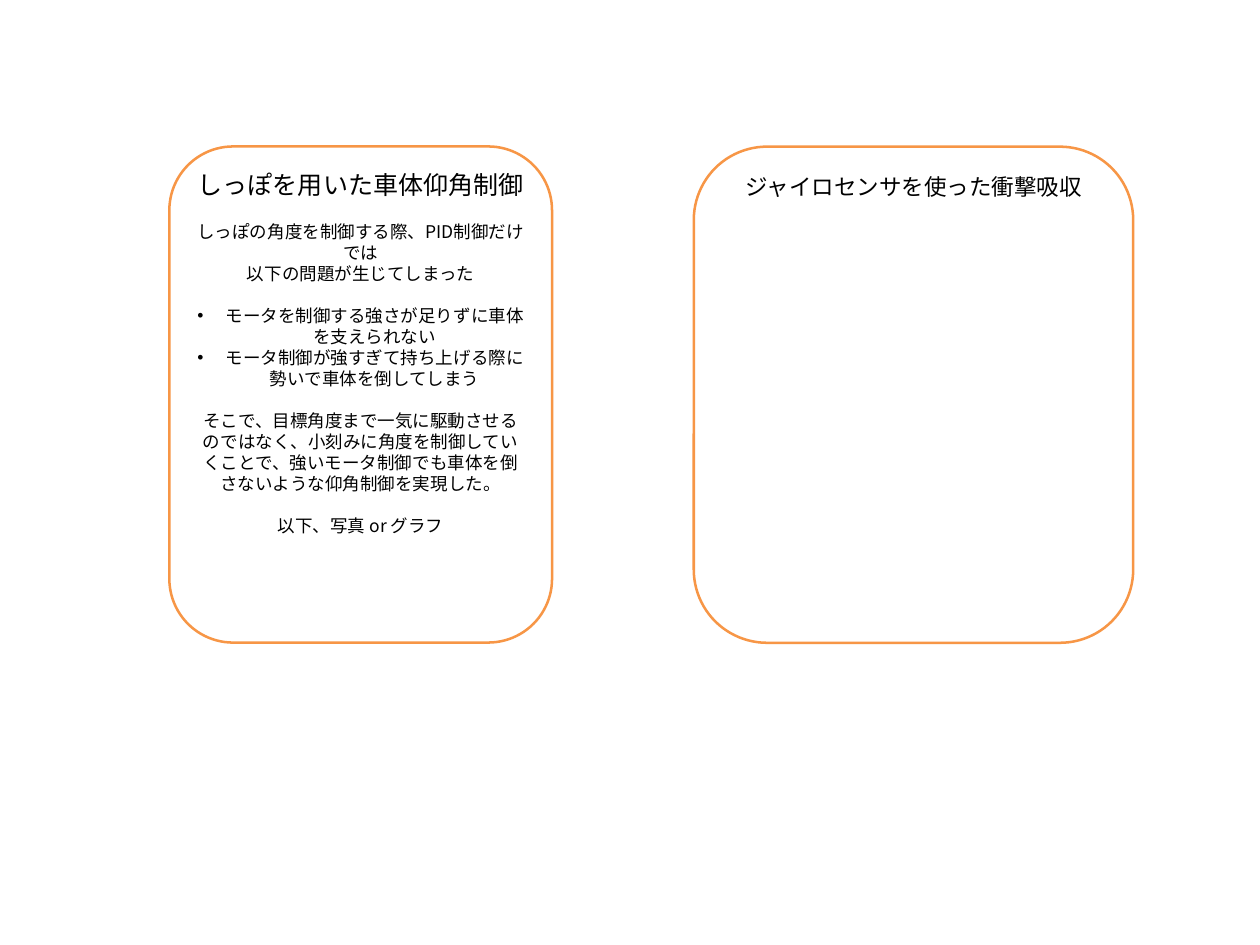
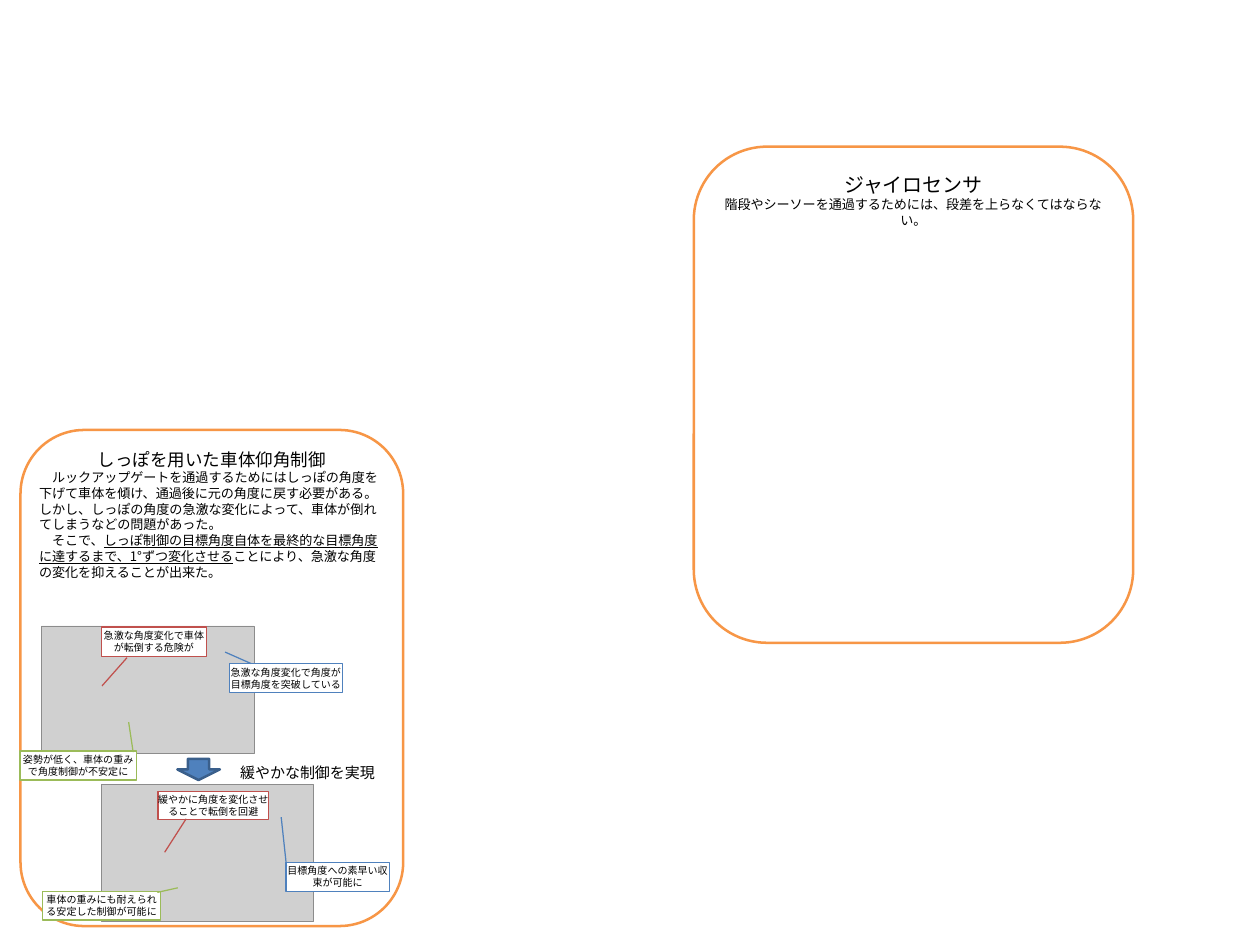
Before and after one commit to class-snct-rikitakelab/e-konbu2012, a slide deck: slide 2 of models/N_MURA.pptx. Drawn at 1260x945 pixels with LibreOffice and Linux fonts; fonts in the diff are those of the drawing; grey boxes stand for pictures. Boxes give left, top, right and bottom in pixels: in the first picture for what was removed or moved away, otherwise in the second. Text is boxed around its words. In the diff, an @@ line names an element or a change of style, - is before the commit and + after.

```diff
--- a/models/N_MURA.pptx
+++ b/models/N_MURA.pptx
@@ text in rounded rectangle at bbox=[725, 176, 1102, 226]: text changed; size 18 to 10.5 pt @@
-ジャイロセンサを使った衝撃吸収
+ジャイロセンサ
+階段やシーソーを通過するためには、段差を上らなくてはならない。
@@ rounded rectangle "しっぽを用いた車体仰角制御": place and size @@
-rounded rectangle "しっぽを用いた車体仰角制御" at bbox=[169, 147, 552, 643]
+rounded rectangle "しっぽを用いた車体仰角制御" at bbox=[21, 430, 403, 926]
@@ text in rounded rectangle at bbox=[39, 471, 378, 578]: text changed; size 14 to 10.5 pt @@
-しっぽの角度を制御する際、PID制御だけでは
-以下の問題が生じてしまった
-• モータを制御する強さが足りずに車体を支えられない
-• モータ制御が強すぎて持ち上げる際に勢いで車体を倒してしまう
-そこで、目標角度まで一気に駆動させるのではなく、小刻みに角度を制御していくことで、強いモータ制御でも車体を倒さないような仰角制御を実現した。
-以下、写真 or グラフ
+ルックアップゲートを通過するためにはしっぽの角度を下げて車体を傾け、通過後に元の角度に戻す必要がある。しかし、しっぽの角度の急激な変化によって、車体が倒れてしまうなどの問題があった。
+そこで、しっぽ制御の目標角度自体を最終的な目標角度に達するまで、1°ずつ変化させることにより、急激な角度の変化を抑えることが出来た。
@@ text in rounded rectangle at bbox=[98, 451, 326, 468]: size 20 to 14 pt in "しっぽを用いた車体仰角制御" @@
@@ picture added at bbox=[41, 626, 254, 754] @@
@@ border callout added at bbox=[102, 627, 206, 657], fill #FFFFFF, outline #C0504D 1 pt, 8 pt, text #000000 @@
+急激な角度変化で車体が転倒する危険が
@@ border callout added at bbox=[229, 664, 343, 692], fill #FFFFFF, outline #4F81BD 1 pt, 8 pt, text #000000 @@
+急激な角度変化で角度が目標角度を突破している
@@ border callout added at bbox=[20, 751, 137, 779], fill #FFFFFF, outline #9BBB59 1 pt, 8 pt, text #000000 @@
+姿勢が低く、車体の重みで角度制御が不安定に
@@ down arrow added at bbox=[177, 759, 220, 780], fill #4F81BD, outline #3A5F8C 2 pt @@
@@ text added at bbox=[240, 765, 375, 780], 12 pt, text #000000 @@
+緩やかな制御を実現
@@ picture added at bbox=[102, 784, 314, 921] @@
@@ border callout added at bbox=[158, 791, 269, 820], fill #FFFFFF, outline #C0504D 1 pt, 8 pt, text #000000 @@
+緩やかに角度を変化させることで転倒を回避
@@ border callout added at bbox=[286, 862, 390, 891], fill #FFFFFF, outline #4F81BD 1 pt, 8 pt, text #000000 @@
+目標角度への素早い収束が可能に
@@ border callout added at bbox=[42, 891, 160, 920], fill #FFFFFF, outline #9BBB59 1 pt, 8 pt, text #000000 @@
+車体の重みにも耐えられる安定した制御が可能に
```
Also in this commit, not shown: 1 other slide changed, 1 other file.
